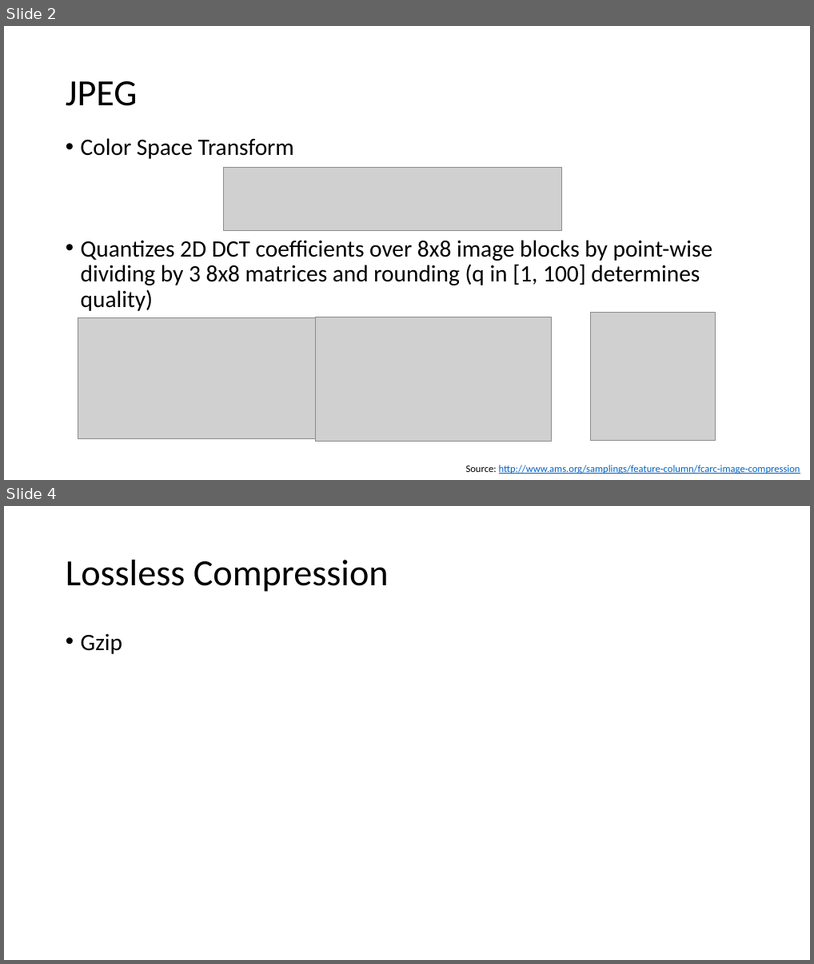
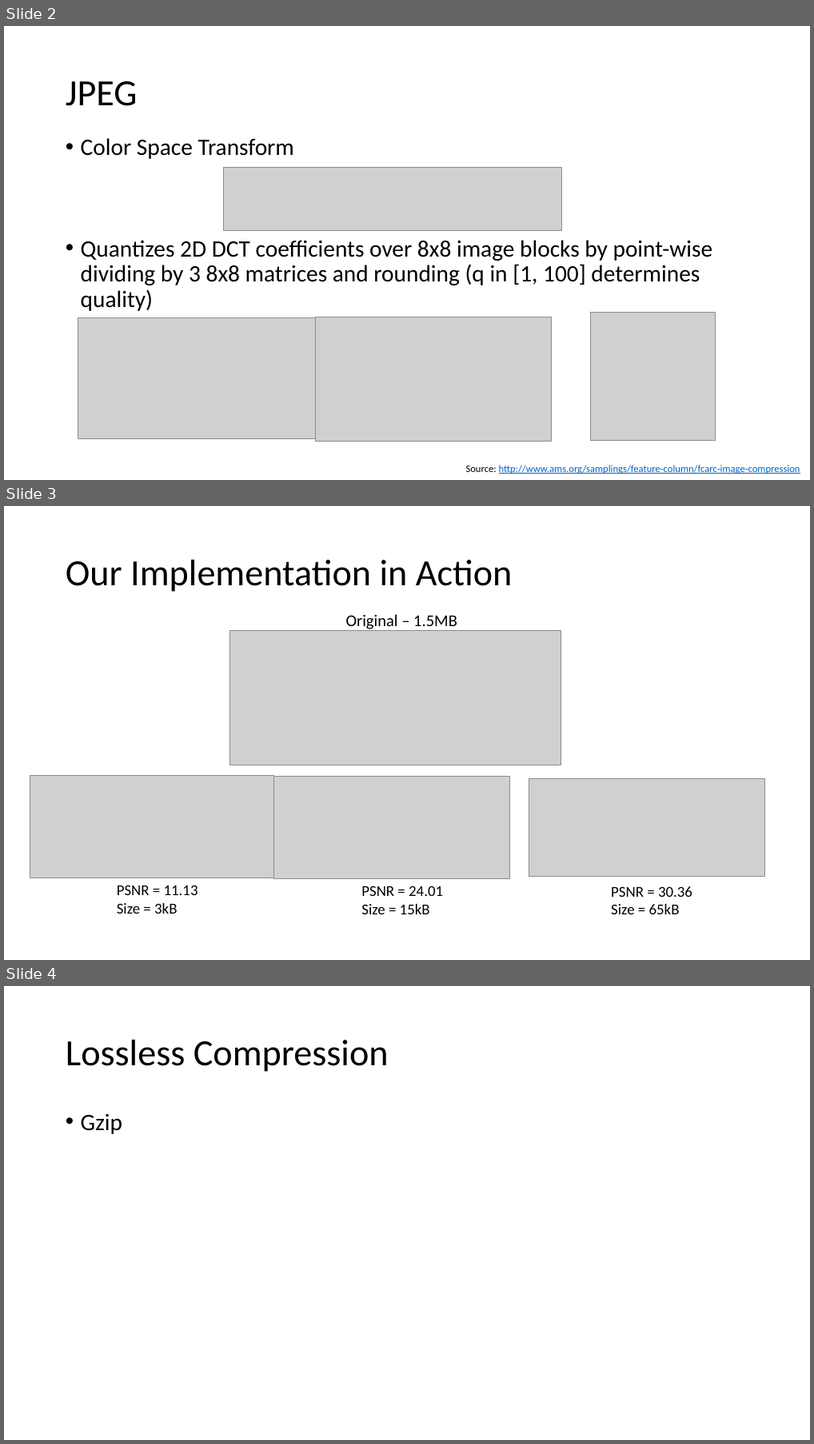
Before and after one commit to levtauz/Image_Project, a slide deck: docs/presentation.pptx. Shown one above the other, each under a label of ours: slides 2 and 4 before the commit, slides 2, 3 and 4 after it; the slides between them are not shown. The pictures are 814x964 and 814x1444 pixels, drawn with LibreOffice and Linux fonts; fonts in the diff are those of the drawing; grey boxes stand for pictures. Boxes give left, top, right and bottom in pixels: in the first picture for what was removed or moved away, otherwise in the second. Text is boxed around its words. In the diff, an @@ line names an element or a change of style, - is before the commit and + after.

```diff
--- a/docs/presentation.pptx
+++ b/docs/presentation.pptx
@@ slide 3 added at [4, 506, 810, 960], background #FFFFFF @@
@@ title added at [66, 560, 513, 592], 44 pt, text #000000 @@
+Our Implementation in Action
@@ text added at [346, 614, 458, 631], 19.6 pt, text #000000 @@
+Original – 1.5MB
@@ picture added at [230, 630, 561, 764] @@
@@ picture added at [30, 776, 274, 878] @@
@@ picture added at [274, 776, 510, 879] @@
@@ picture added at [529, 778, 765, 876] @@
@@ text added at [117, 884, 198, 913], 18 pt, text #000000 @@
+PSNR = 11.13
+Size = 3kB
@@ text added at [362, 885, 443, 914], 18 pt, text #000000 @@
+PSNR = 24.01
+Size = 15kB
@@ text added at [611, 886, 693, 914], 18 pt, text #000000 @@
+PSNR = 30.36
+Size = 65kB
```
Also in this commit, not shown: 1 other slide added, 1 slide removed, 3 other files.
